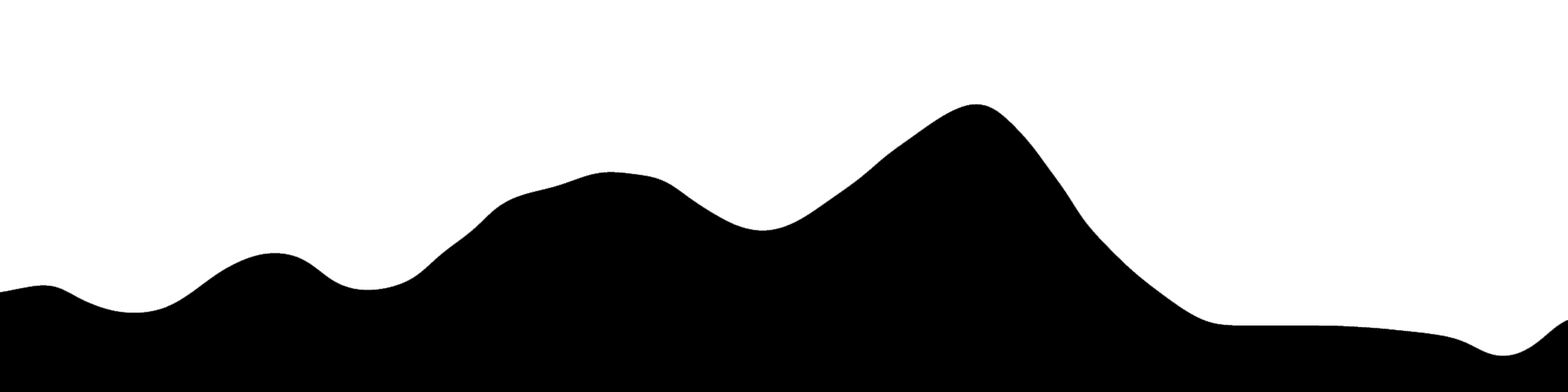
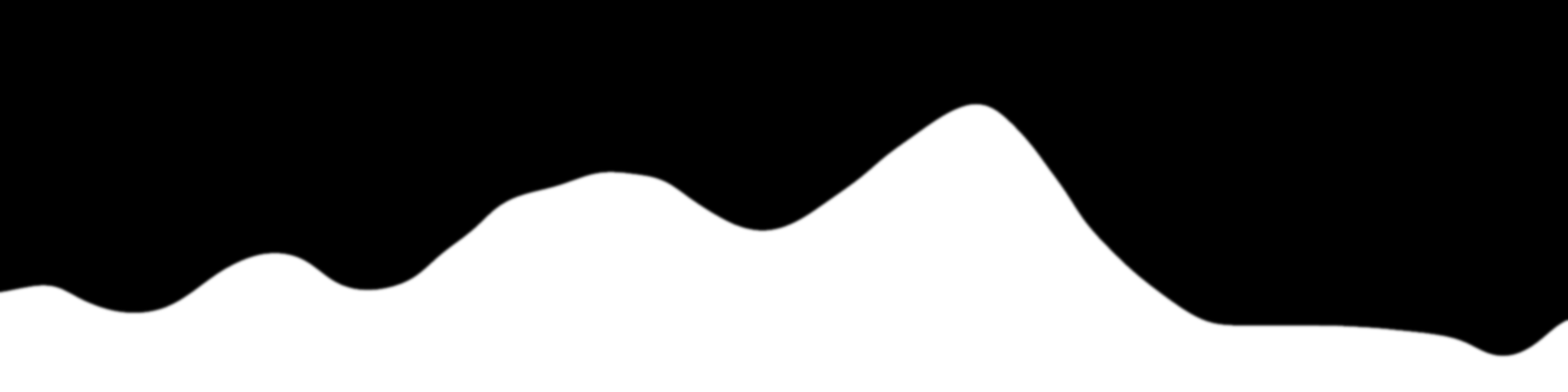
Comparing the layer stacks of the two 1568px x 392px images. Changes:
added layer "Layer 1" above "Color Fill 1" over (x1=0, y1=0, x2=1568, y2=392)
painted on "Color Fill 1" over (x1=0, y1=104, x2=1568, y2=392)
painted on "Color Fill 2" over (x1=0, y1=0, x2=1568, y2=392)
